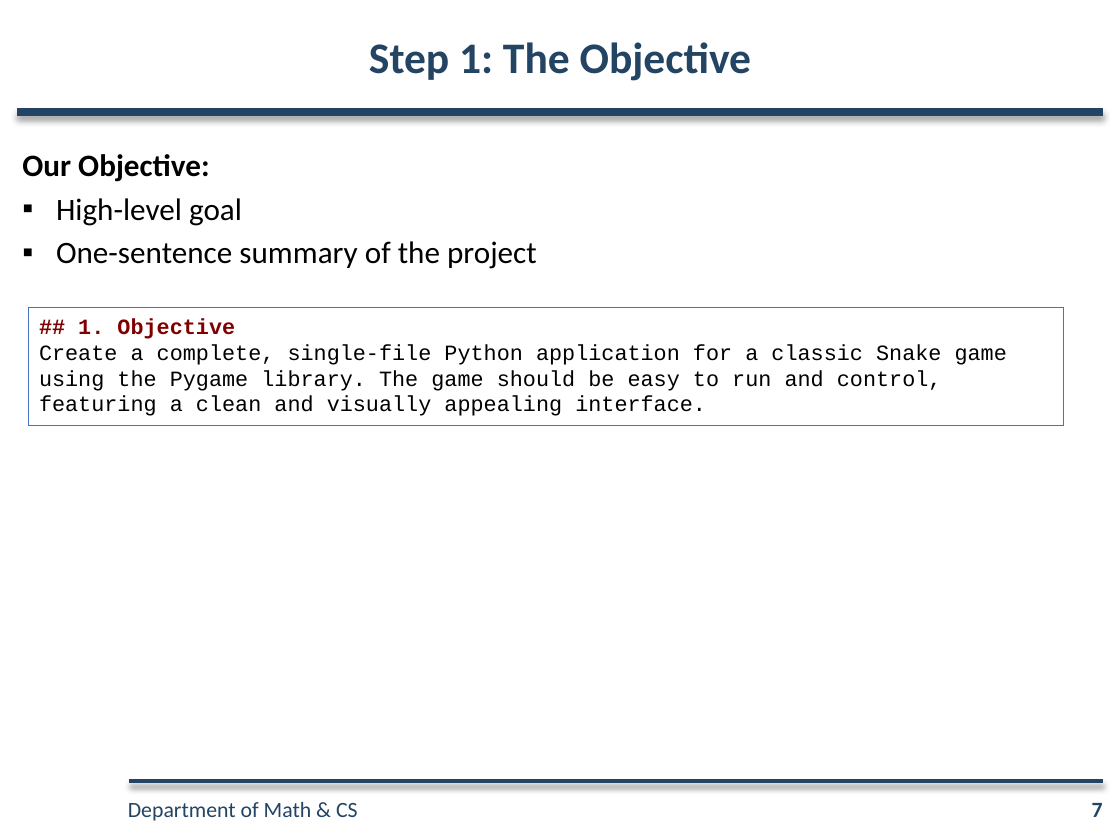
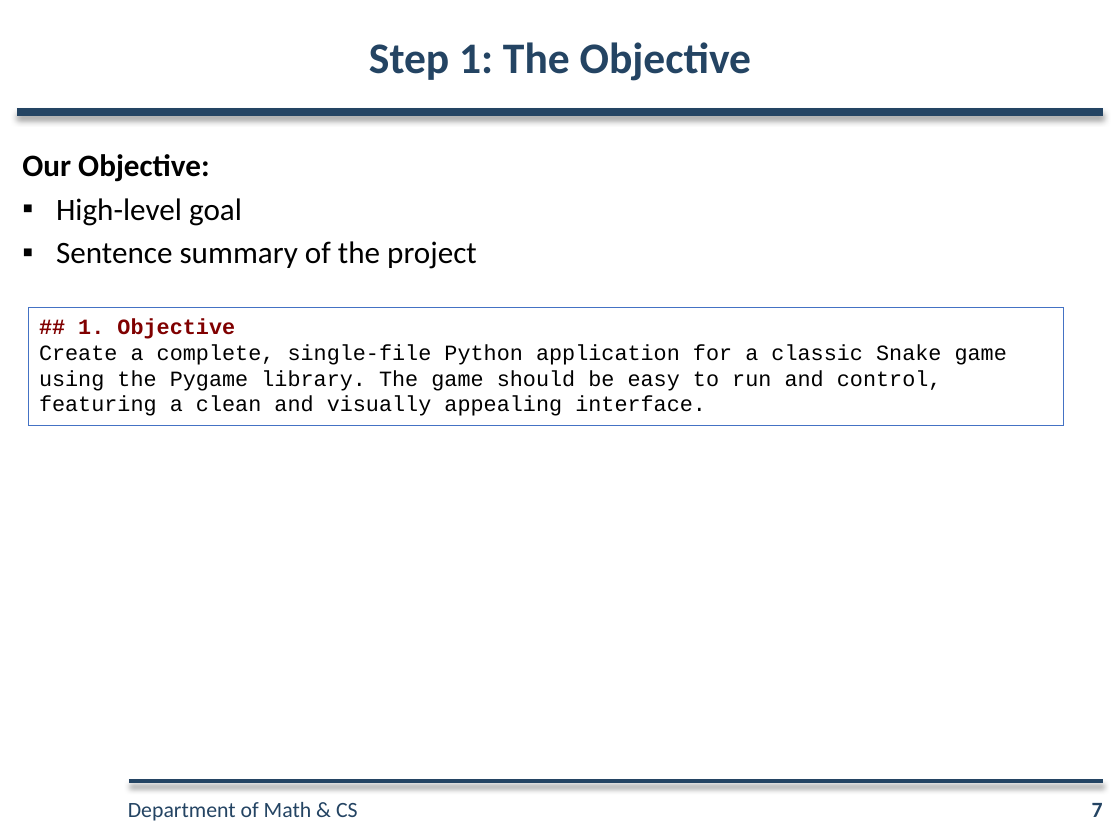
Before and after one commit to tisage/game-llm, a slide deck: slide 7 of docs/AI Workshop.pptx. Drawn at 1120x840 pixels with LibreOffice and Linux fonts; fonts in the diff are those of the drawing; background and template pictures are left out. Boxes give left, top, right and bottom in pixels: in the first picture for what was removed or moved away, otherwise in the second. Text is boxed around its words. In the diff, an @@ line names an element or a change of style, - is before the commit and + after.

Commit message:
update ppt

```diff
--- a/docs/AI Workshop.pptx
+++ b/docs/AI Workshop.pptx
@@ text at <box>56,241,477,269</box>: text changed @@
-▪ One-sentence summary of the project
+▪ Sentence summary of the project
```
Also in this commit, not shown: 1 other slide changed.
